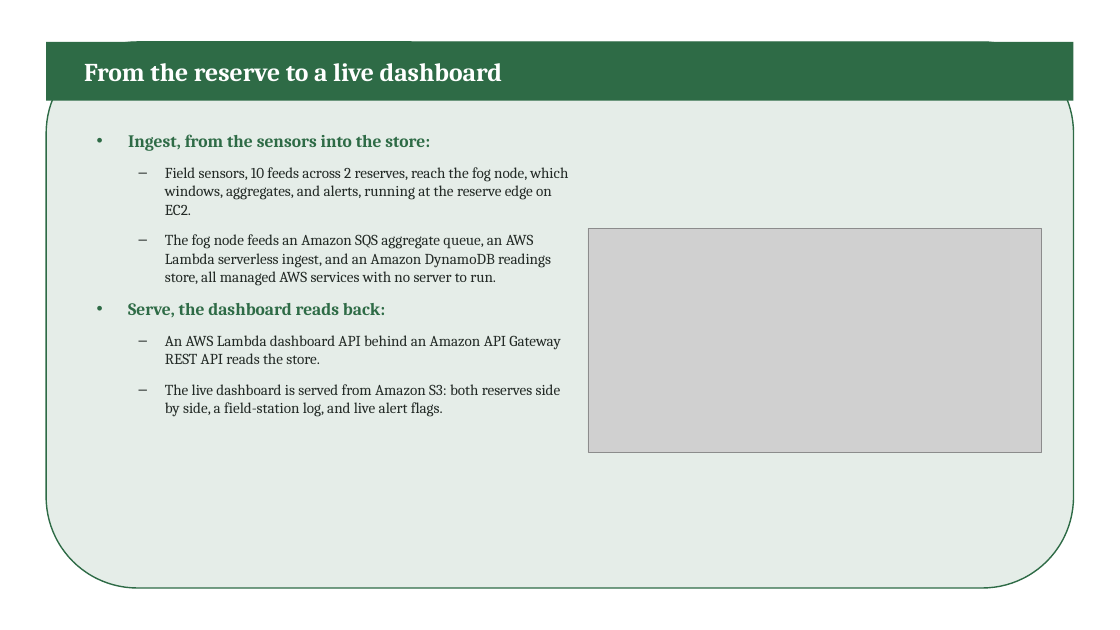
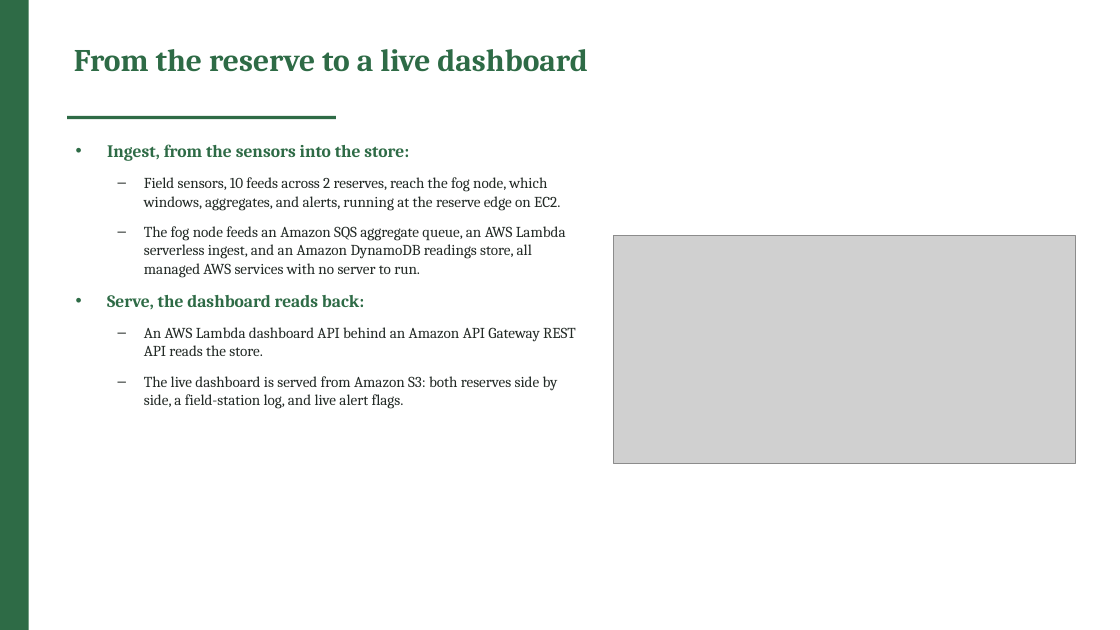
Before and after one commit to valletivarish/FEC_version_2, a slide deck: slide 3 of ppt/X25132377_wildlife-conservation-monitoring.pptx. Drawn at 1120x630 pixels with LibreOffice and Linux fonts; fonts in the diff are those of the drawing; grey boxes stand for pictures. Boxes give left, top, right and bottom in pixels: in the first picture for what was removed or moved away, otherwise in the second. Text is boxed around its words. In the diff, an @@ line names an element or a change of style, - is before the commit and + after.

Commit message:
Give every deployed deck a unique background architecture: add 4 new layouts (lspine, tint, corner, blocktitle); move Vishvaksen->tint, Hrishikesh->lspine, Nemi->blocktitle, Kasireddy->corner so no two of the 12 deployed decks share a content archetype

```diff
--- a/ppt/X25132377_wildlife-conservation-monitoring.pptx
+++ b/ppt/X25132377_wildlife-conservation-monitoring.pptx
@@ rectangle added at (x1=0, y1=0, x2=29, y2=630), fill #2E6B46 @@
@@ rounded rectangle removed at (x1=46, y1=42, x2=1074, y2=588) @@
@@ title "From the reserve to a ..." moved from (x1=84, y1=63, x2=502, y2=81) to (x1=74, y1=49, x2=587, y2=72) @@
@@ title "From the reserve to a ..." at (x1=74, y1=49, x2=587, y2=72): size 22 to 27 pt, text colour #FFFFFF to #2E6B46; vertical alignment middle to top @@
@@ rectangle resized from (x1=46, y1=42, x2=1074, y2=101) to (x1=67, y1=116, x2=336, y2=119) @@
@@ text "Ingest, from the sensors into ..." rewrapped from (x1=128, y1=134, x2=568, y2=417) to (x1=107, y1=144, x2=576, y2=409) @@
@@ picture resized from (x1=588, y1=229, x2=1042, y2=453) to (x1=613, y1=235, x2=1075, y2=464) @@
```
Also in this commit, not shown: 4 other slides changed, 24 other files.
